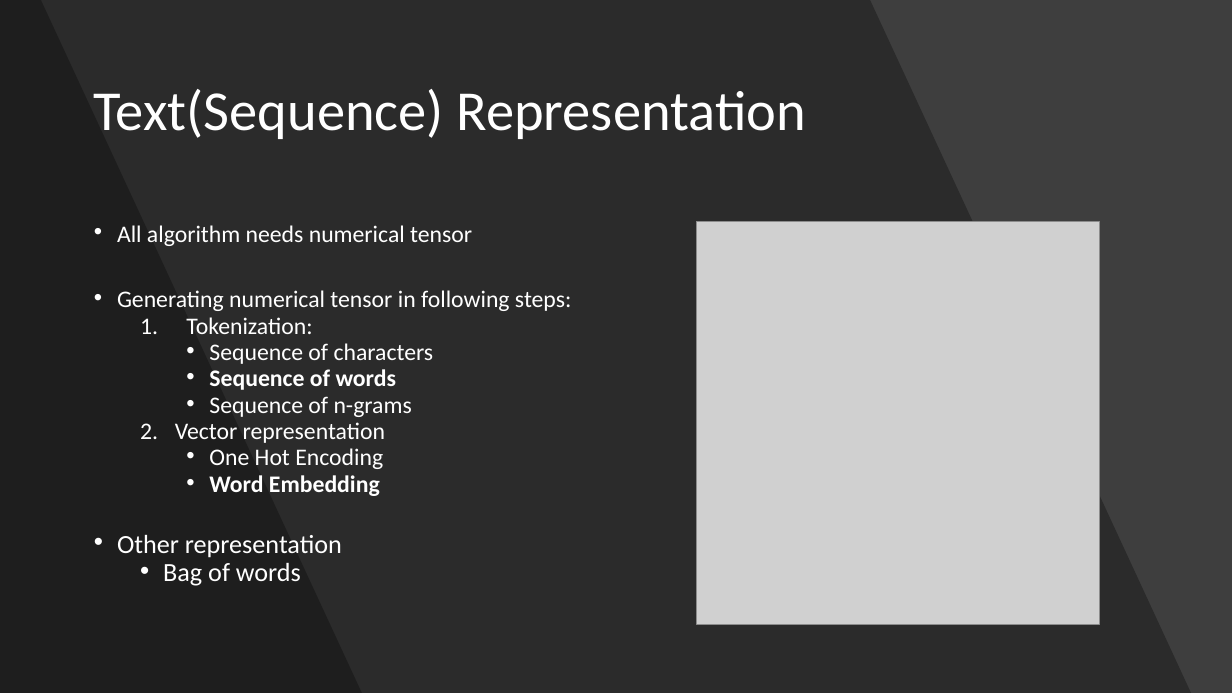
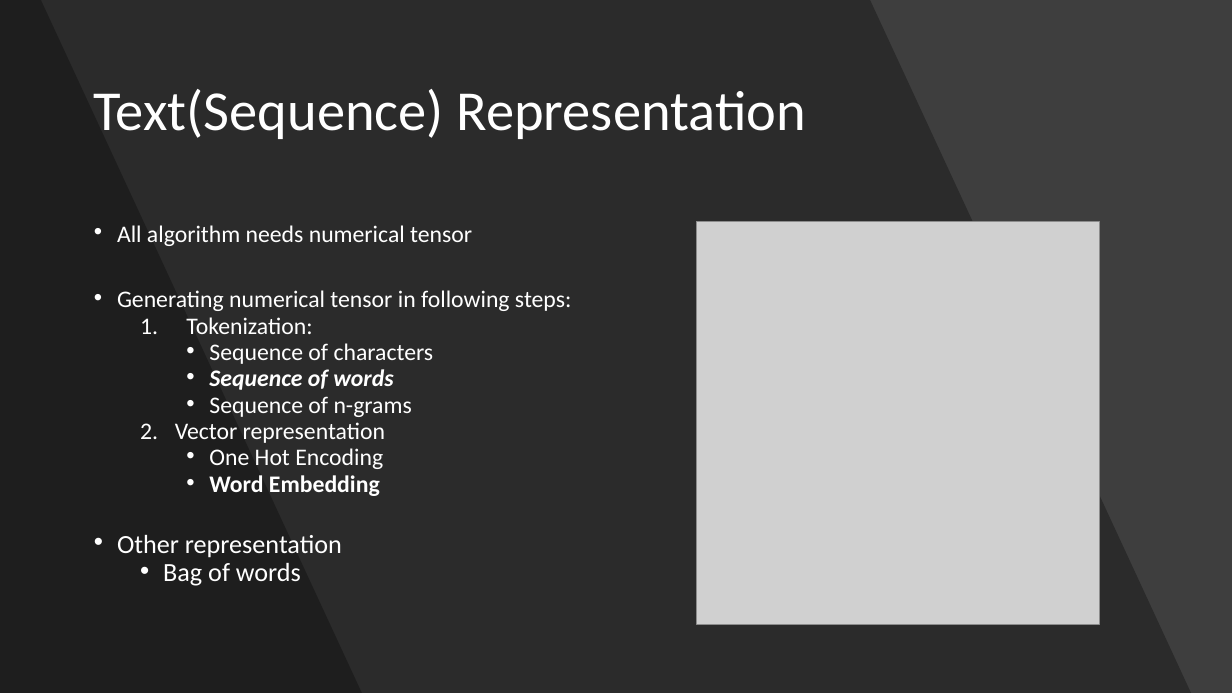
Before and after one commit to ravikg/deep-learning-nlp-kaggle-toxic-comment, a slide deck: slide 14 of ppt/workshop.pptx (slide 12 before the commit). Drawn at 1232x693 pixels with LibreOffice and Linux fonts; fonts in the diff are those of the drawing; grey boxes stand for pictures. Boxes give left, top, right and bottom in pixels: in the first picture for what was removed or moved away, otherwise in the second. Text is boxed around its words. In the diff, an @@ line names an element or a change of style, - is before the commit and + after.

```diff
--- a/ppt/workshop.pptx
+++ b/ppt/workshop.pptx
@@ text at box(209, 369, 393, 390): italic on in "Sequence of words" @@
```
Also in this commit, not shown: 1 other slide changed, 6 slides added, 2 other files.
